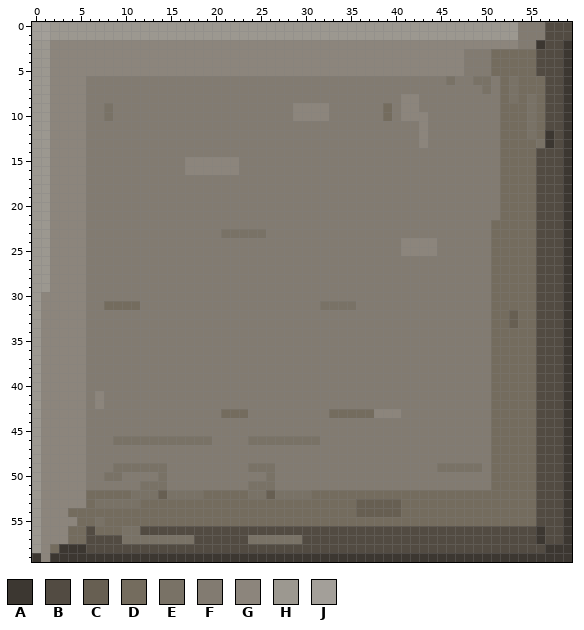
Pixel-art sprite: assets/raw_images/big-box.png. The picture above was drawn from the file before the commit.
The file is 60x60 pixels. Colours within 5 levels of each other are drawn and written as one.
Palette (. is transparent): A #3c3731  B #524b42  C #675f52  D #746c5e  E #797266  F #827b71  G #8c857c  H #9c9890  J #a39f99
Pixels before (only the part around the change), first column x 0:
 0 JJHHHHHHHHHHHHHHHHHHHHHHHHHHHHHHHHHHHHHHHHHHHHHHHHHHHHFFFBBB
 1 JJHHHHHHHHHHHHHHHHHHHHHHHHHHHHHHHHHHHHHHHHHHHHHHHHHHHHFFFBBB
 2 HHGGGGGGGGGGGGGGGGGGGGGGGGGGGGGGGGGGGGGGGGGGGGGGGGGGGGFFABBA
 3 HHGGGGGGGGGGGGGGGGGGGGGGGGGGGGGGGGGGGGGGGGGGGGGGFFFDDDDDBBBA
 4 HHGGGGGGGGGGGGGGGGGGGGGGGGGGGGGGGGGGGGGGGGGGGGGGFFFDDDDDBBBA
 5 HHGGGGGGGGGGGGGGGGGGGGGGGGGGGGGGGGGGGGGGGGGGGGGGFFFDDDDDBBBA
 6 HHGGGGFFFFFFFFFFFFFFFFFFFFFFFFFFFFFFFFFFFFFFFFEFFEEFDEDDDBBA
 7 HHGGGGFFFFFFFFFFFFFFFFFFFFFFFFFFFFFFFFFFFFFFFFFFFFEFDEDDDBBA
 8 HHGGGGFFFFFFFFFFFFFFFFFFFFFFFFFFFFFFFFFFFGGFFFFFFFFFDEDEDBBA
 9 HHGGGGFFEFFFFFFFFFFFFFFFFFFFFGGGGFFFFFFDFGGFFFFFFFFFDDDEDBBA
10 HHGGGGFFEFFFFFFFFFFFFFFFFFFFFGGGGFFFFFFDFGGGFFFFFFFFDDDEDBBA
11 HHGGGGFFFFFFFFFFFFFFFFFFFFFFFFFFFFFFFFFFFFFGFFFFFFFFDDDEDBBA
12 HHGGGGFFFFFFFFFFFFFFFFFFFFFFFFFFFFFFFFFFFFFGFFFFFFFFDDDEDABA
13 HHGGGGFFFFFFFFFFFFFFFFFFFFFFFFFFFFFFFFFFFFFGFFFFFFFFDDDDEABA
14 HHGGGGFFFFFFFFFFFFFFFFFFFFFFFFFFFFFFFFFFFFFFFFFFFFFFDDDDBBBA
15 HHGGGGFFFFFFFFFFFGGGGGGFFFFFFFFFFFFFFFFFFFFFFFFFFFFFDDDDBBBA
16 HHGGGGFFFFFFFFFFFGGGGGGFFFFFFFFFFFFFFFFFFFFFFFFFFFFFDDDDBBBA
17 HHGGGGFFFFFFFFFFFFFFFFFFFFFFFFFFFFFFFFFFFFFFFFFFFFFFDDDDBBBA
18 HHGGGGFFFFFFFFFFFFFFFFFFFFFFFFFFFFFFFFFFFFFFFFFFFFFFDDDDBBBA
19 HHGGGGFFFFFFFFFFFFFFFFFFFFFFFFFFFFFFFFFFFFFFFFFFFFFFDDDDBBBA
20 HHGGGGFFFFFFFFFFFFFFFFFFFFFFFFFFFFFFFFFFFFFFFFFFFFFFDDDDBBBA
21 HHGGGGFFFFFFFFFFFFFFFFFFFFFFFFFFFFFFFFFFFFFFFFFFFFFFDDDDBBBA
22 HHGGGGFFFFFFFFFFFFFFFFFFFFFFFFFFFFFFFFFFFFFFFFFFFFFDDDDDBBBA
23 HHGGGGFFFFFFFFFFFFFFFEEEEEFFFFFFFFFFFFFFFFFFFFFFFFFDDDDDBBBA
24 HHGGGGFFFFFFFFFFFFFFFFFFFFFFFFFFFFFFFFFFFGGGGFFFFFFDDDDDBBBA
25 HHGGGGFFFFFFFFFFFFFFFFFFFFFFFFFFFFFFFFFFFGGGGFFFFFFDDDDDBBBA
26 HHGGGGFFFFFFFFFFFFFFFFFFFFFFFFFFFFFFFFFFFFFFFFFFFFFDDDDDBBBA
27 HHGGGGFFFFFFFFFFFFFFFFFFFFFFFFFFFFFFFFFFFFFFFFFFFFFDDDDDBBBA
28 HHGGGGFFFFFFFFFFFFFFFFFFFFFFFFFFFFFFFFFFFFFFFFFFFFFDDDDDBBBA
29 HHGGGGFFFFFFFFFFFFFFFFFFFFFFFFFFFFFFFFFFFFFFFFFFFFFDDDDDBBBA
30 HGGGGGFFFFFFFFFFFFFFFFFFFFFFFFFFFFFFFFFFFFFFFFFFFFFDDDDDBBBA
31 HGGGGGFFDDDDFFFFFFFFFFFFFFFFFFFFEEEEFFFFFFFFFFFFFFFDDDDDBBBA
32 HGGGGGFFFFFFFFFFFFFFFFFFFFFFFFFFFFFFFFFFFFFFFFFFFFFDDCDDBBBA
33 HGGGGGFFFFFFFFFFFFFFFFFFFFFFFFFFFFFFFFFFFFFFFFFFFFFDDCDDBBBA
34 HGGGGGFFFFFFFFFFFFFFFFFFFFFFFFFFFFFFFFFFFFFFFFFFFFFDDDDDBBBA
35 HGGGGGFFFFFFFFFFFFFFFFFFFFFFFFFFFFFFFFFFFFFFFFFFFFFDDDDDBBBA
36 HGGGGGFFFFFFFFFFFFFFFFFFFFFFFFFFFFFFFFFFFFFFFFFFFFFDDDDDBBBA
37 HGGGGGFFFFFFFFFFFFFFFFFFFFFFFFFFFFFFFFFFFFFFFFFFFFFDDDDDBBBA
38 HGGGGGFFFFFFFFFFFFFFFFFFFFFFFFFFFFFFFFFFFFFFFFFFFFFDDDDDBBBA
39 HGGGGGFFFFFFFFFFFFFFFFFFFFFFFFFFFFFFFFFFFFFFFFFFFFFDDDDDBBBA
40 HGGGGGFFFFFFFFFFFFFFFFFFFFFFFFFFFFFFFFFFFFFFFFFFFFFDDDDDBBBA
41 HGGGGGFGFFFFFFFFFFFFFFFFFFFFFFFFFFFFFFFFFFFFFFFFFFFDDDDDBBBA
42 HGGGGGFGFFFFFFFFFFFFFFFFFFFFFFFFFFFFFFFFFFFFFFFFFFFDDDDDBBBA
43 HGGGGGFFFFFFFFFFFFFFFDDDFFFFFFFFFDDDDDGGGFFFFFFFFFFDDDDDBBBA
44 HGGGGGFFFFFFFFFFFFFFFFFFFFFFFFFFFFFFFFFFFFFFFFFFFFFDDDDDBBBA
45 HGGGGGFFFFFFFFFFFFFFFFFFFFFFFFFFFFFFFFFFFFFFFFFFFFFDDDDDBBBA
46 HGGGGGFFFEEEEEEEEEEEFFFFEEEEEEEEFFFFFFFFFFFFFFFFFFFDDDDDBBBA
47 HGGGGGFFFFFFFFFFFFFFFFFFFFFFFFFFFFFFFFFFFFFFFFFFFFFDDDDDBBBA
48 HGGGGGFFFFFFFFFFFFFFFFFFFFFFFFFFFFFFFFFFFFFFFFFFFFFDDDDDBBBA
49 HGGGGGFFFEEEEEEFFFFFFFFFEEEFFFFFFFFFFFFFFFFFFEEEEEFDDDDDBBBA
50 HGGGGGFFEEFFFFEFFFFFFFFFFFEFFFFFFFFFFFFFFFFFFFFFFFFDDDDDBBBA
51 HGGGGGFFFFFFEEEFFFFFFFFFEEEFFFFFFFFFFFFFFFFFFFFFFFFDDDDDBBBA
52 HGGGGGDDDDDEEECEEEEDDDDDEECEEEEDDDDDDDDDDDDDDDDDDDDDDDDDBBBA
53 HGGGGGDEEEEEDDDDDDDDDDDDDDDDDDDDDDDDCCCCCDDDDDDDDDDDDDDDBBBA
54 HGGGDDDDDDDDDDDDDDDDDDDDDDDDDDDDDDDDCCCCCDDDDDDDDDDDDDDDBBBA
55 HGGGGDDEDDDDDDDDDDDDDDDDDDDDDDDDDDDDDDDDDDDDDDDDDDDDDDDDBBBA
56 HGGGDDBDDDEEBBBBBBBBBBBBBBBBBBBBBBBBBBBBBBBBBBBBBBBBBBBBABBA
57 HGGGDDBBBBEEEEEEEEBBBBBBEEEEEEBBBBBBBBBBBBBBBBBBBBBBBBBBABBA
58 HGDAAABBBBBBBBBBBBBBBBBBBBBBBBBBBBBBBBBBBBBBBBBBBBBBBBBBBAAA
59 AGAAAAAAAAAAAAAAAAAAAAAAAAAAAAAAAAAAAAAAAAAAAAAAAAAAAAAAAAAA
Now the later version:
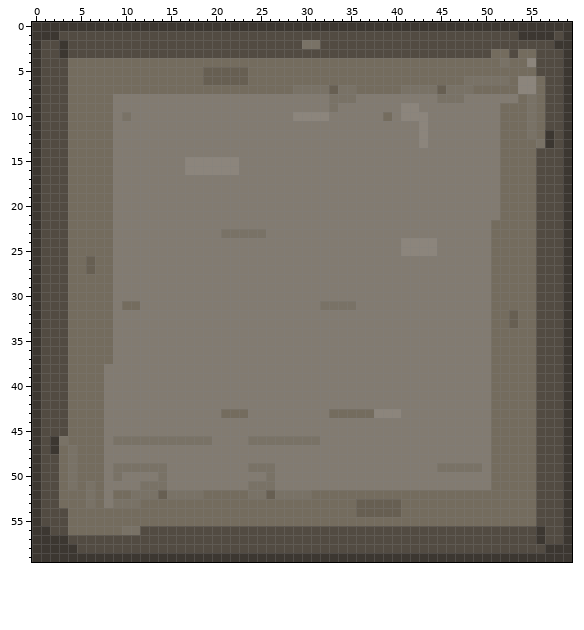
Changes in this commit:
y 0: x 0..59 JJHHHHHHHHHHHHHHHHHHHHHHHHHHHHHHHHHHHHHHHHHHHHHHHHHHHHFFFBBB -> AAAAAAAAAAAAAAAAAAAAAAAAAAAAAAAAAAAAAAAAAAAAAAAAAAAAAAAAAAAA
y 1: x 0..57 JJHHHHHHHHHHHHHHHHHHHHHHHHHHHHHHHHHHHHHHHHHHHHHHHHHHHHFFFB -> AAABBBBBBBBBBBBBBBBBBBBBBBBBBBBBBBBBBBBBBBBBBBBBBBBBBBAAAA; x 59 B -> A
y 2: x 0..56 HHGGGGGGGGGGGGGGGGGGGGGGGGGGGGGGGGGGGGGGGGGGGGGGGGGGGGFFA -> ABBABBBBBBBBBBBBBBBBBBBBBBBBBBEEBBBBBBBBBBBBBBBBBBBBBBBBB; x 58 B -> A
y 3: x 0..50 HHGGGGGGGGGGGGGGGGGGGGGGGGGGGGGGGGGGGGGGGGGGGGGGFFF -> ABBABBBBBBBBBBBBBBBBBBBBBBBBBBBBBBBBBBBBBBBBBBBBBBB; x 53 D -> B
y 4: x 0..50 HHGGGGGGGGGGGGGGGGGGGGGGGGGGGGGGGGGGGGGGGGGGGGGGFFF -> ABBBDDDDDDDDDDDDDDDDDDDDDDDDDDDDDDDDDDDDDDDDDDDDDDD; x 52 D -> E; x 55 D -> G
y 5: x 0..50 HHGGGGGGGGGGGGGGGGGGGGGGGGGGGGGGGGGGGGGGGGGGGGGGFFF -> ABBBDDDDDDDDDDDDDDDCCCCCDDDDDDDDDDDDDDDDDDDDDDDDDDD
y 6: x 0..48 HHGGGGFFFFFFFFFFFFFFFFFFFFFFFFFFFFFFFFFFFFFFFFEFF -> ABBBDDDDDDDDDDDDDDDCCCCCDDDDDDDDDDDDDDDDDDDDDDDDE; x 51..55 FDEDD -> EEDGG
y 7: x 0..51 HHGGGGFFFFFFFFFFFFFFFFFFFFFFFFFFFFFFFFFFFFFFFFFFFFEF -> ABBBDDDDDDDDDDDDDDDDDDDDDDDDDEEEECEEDDDDDEEEECEEEDDD; x 53..55 EDD -> DGG
y 8: x 0..8 HHGGGGFFF -> ABBBDDDDD; x 33..35 FFF -> EEE; x 41..42 GG -> FF; x 45..47 FFF -> EEE; x 52..53 DE -> FF
y 9: x 0..8 HHGGGGFFE -> ABBBDDDDD; x 29..33 GGGGF -> FFFFE; x 39 D -> F
y 10: x 0..8 HHGGGGFFE -> ABBBDDDDD; x 10 F -> E
y 11..25: x 0..8 HHGGGGFFF -> ABBBDDDDD
y 26..27: x 0..8 HHGGGGFFF -> ABBBDDCDD
y 28..29: x 0..8 HHGGGGFFF -> ABBBDDDDD
y 30: x 0..8 HGGGGGFFF -> ABBBDDDDD
y 31: x 0..7 HGGGGGFF -> ABBBDDDD; x 9 D -> F
y 32..37: x 0..8 HGGGGGFFF -> ABBBDDDDD
y 38..40: x 0..7 HGGGGGFF -> ABBBDDDD
y 41..42: x 0..7 HGGGGGFG -> ABBBDDDD
y 43..45: x 0..7 HGGGGGFF -> ABBBDDDD
y 46: x 0..7 HGGGGGFF -> ABAEDDDD
y 47: x 0..7 HGGGGGFF -> ABADEDDD
y 48..49: x 0..7 HGGGGGFF -> ABBDEDDD
y 50: x 0..8 HGGGGGFFE -> ABBDEDDDF
y 51: x 0..7 HGGGGGFF -> ABBDEDED
y 52: x 0..6 HGGGGGD -> ABBDDDE; x 8 D -> F
y 53: x 0..8 HGGGGGDEE -> ABBDDDEDF
y 54: x 0..3 HGGG -> ABBB
y 55: x 0..4 HGGGG -> ABBBD; x 7 E -> D
y 56: x 0..3 HGGG -> AABB; x 6 B -> D
y 57: x 0..5 HGGGDD -> AAAABB; x 10..17 EEEEEEEE -> BBBBBBBB; x 24..29 EEEEEE -> BBBBBB
y 58: x 0..2 HGD -> AAA; x 5 A -> B
y 59: x 1 G -> A
